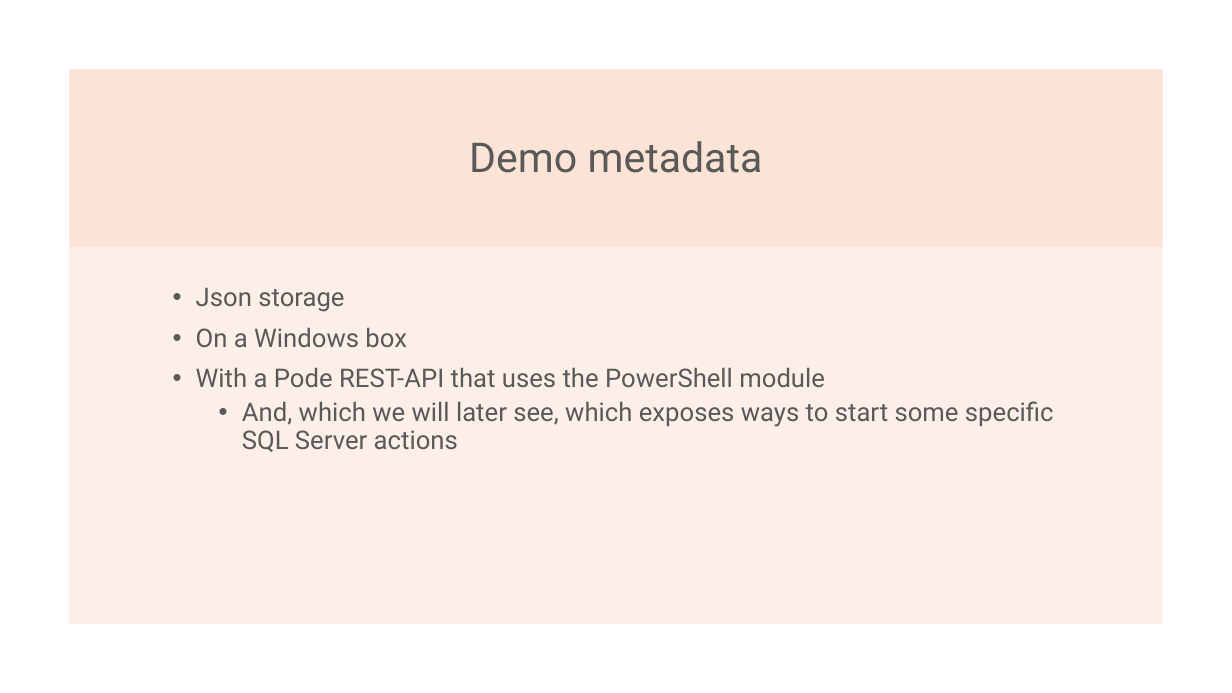
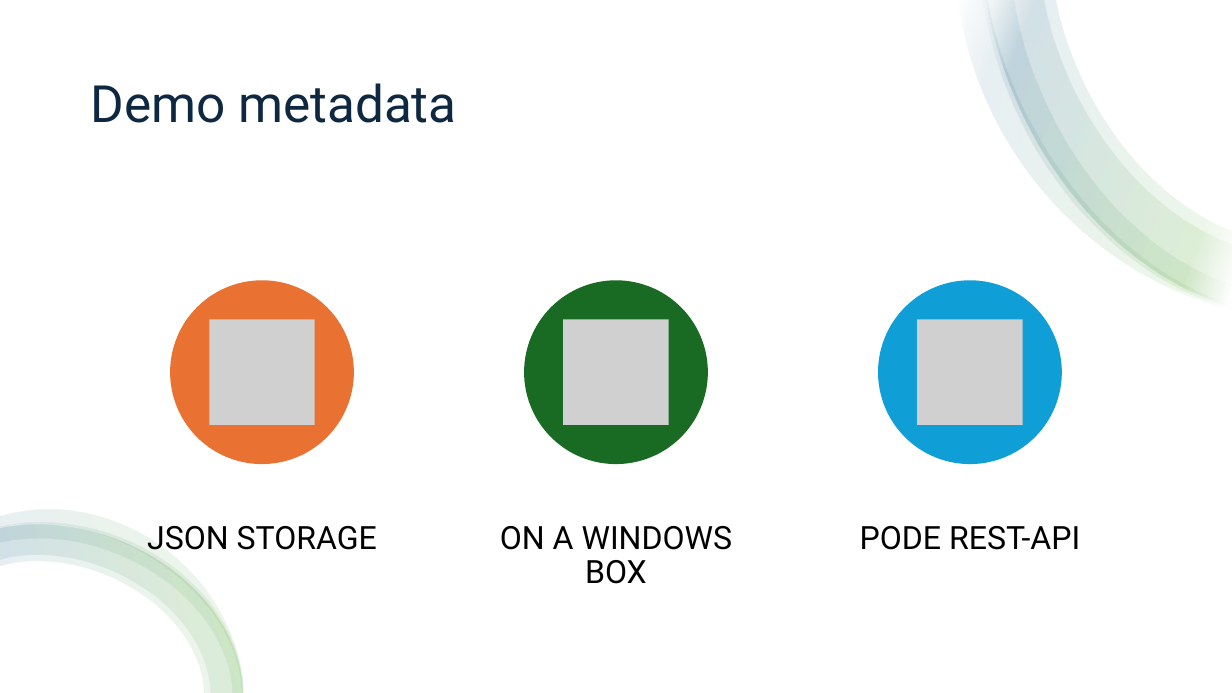
Before and after one commit to transmokopter/Presentations, a slide deck: slide 11 of become-a-metadata-driven-dba/become-a-metadata-driven-dba.pptx (slide 8 before the commit). Drawn at 1232x693 pixels with LibreOffice and Linux fonts; fonts in the diff are those of the drawing; grey boxes stand for pictures; background and template pictures are left out. Boxes give left, top, right and bottom in pixels: in the first picture for what was removed or moved away, otherwise in the second. Text is boxed around its words. In the diff, an @@ line names an element or a change of style, - is before the commit and + after.

```diff
--- a/become-a-metadata-driven-dba/become-a-metadata-driven-dba.pptx
+++ b/become-a-metadata-driven-dba/become-a-metadata-driven-dba.pptx
@@ rectangle added at [0, 0, 1232, 693], fill #FFFFFF @@
@@ group added at [958, 0, 1232, 310]: 4 freeform shapes @@
@@ title "Demo metadata": place and size @@
-title "Demo metadata" at [469, 141, 763, 173]
+title "Demo metadata" at [91, 83, 456, 123]
@@ title "Demo metadata" at [91, 83, 456, 123]: size 32 to 40 pt, text colour #595959 to #0E2841; alignment centre to left @@
@@ rectangle removed at [69, 69, 1163, 247] @@
@@ rectangle removed at [69, 247, 1164, 624] @@
@@ text removed at [196, 287, 1054, 452] @@
-• Json storage
-• On a Windows box
-• With a Pode REST-API that uses the PowerShell module
-  • And, which we will later see, which exposes ways to start some specific SQL Server actions
@@ group added at [0, 510, 244, 693]: 4 freeform shapes @@
@@ group added at [147, 280, 1080, 584]: 3 ellipses, 3 pictures, 3 texts @@
+JSON STORAGE
+ON A WINDOWS BOX
+PODE REST-API
```
Also in this commit, not shown: 5 other slides changed, 7 slides added, 3 slides removed.
